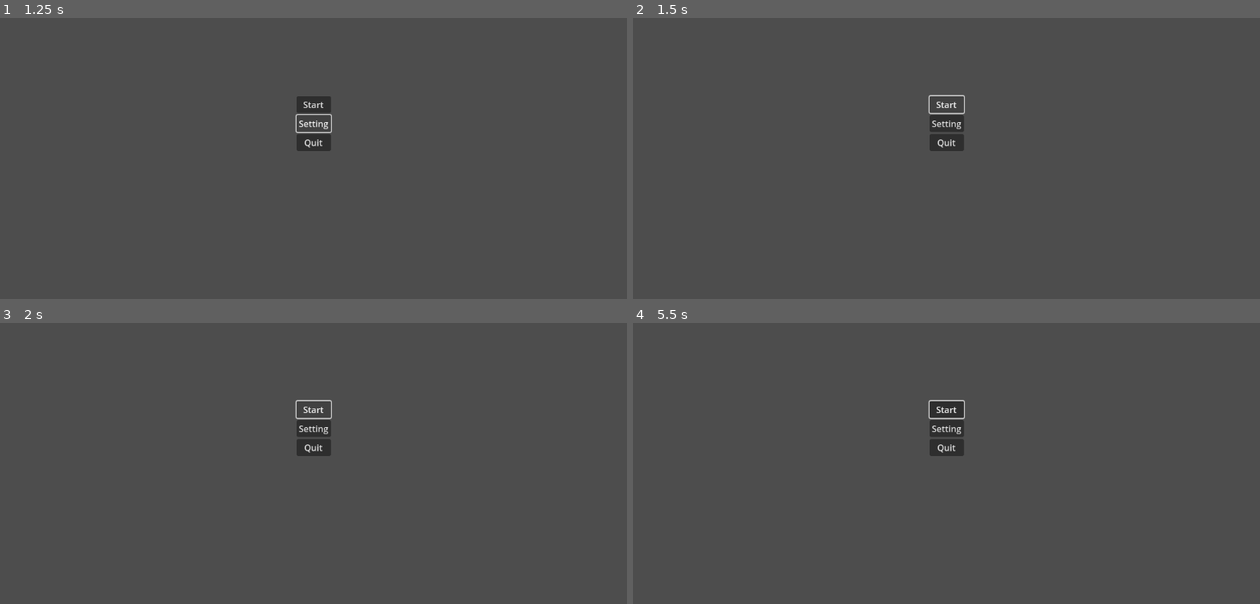
Above: before the commit, frames 1-4 (two rows, left to right).
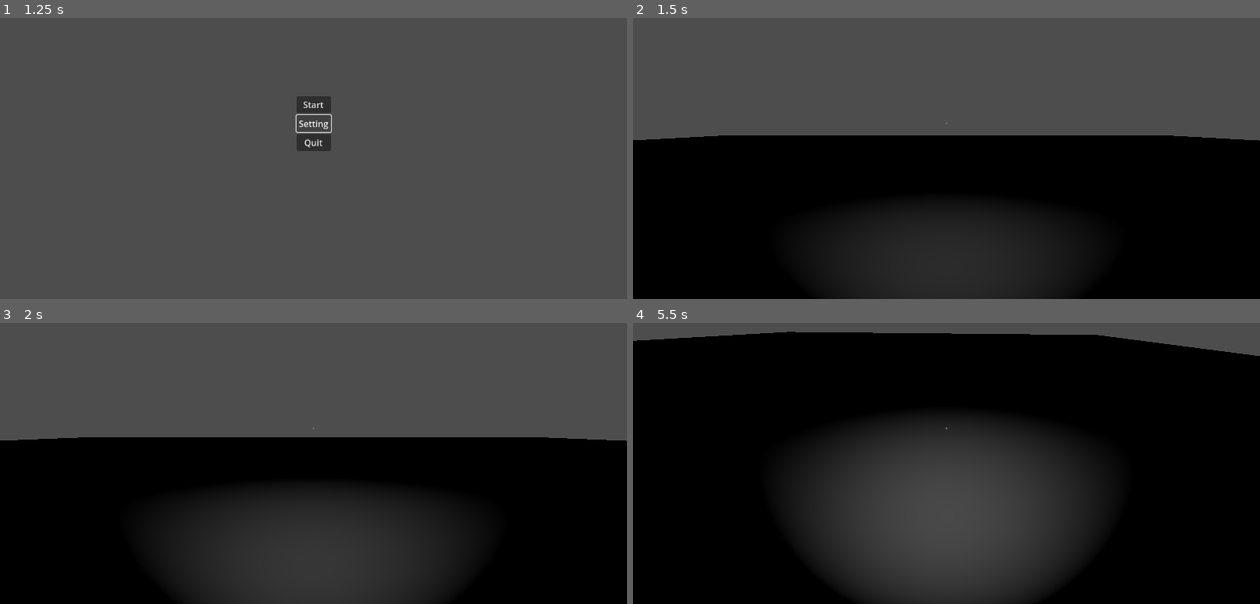
Above: after the commit, the same moments.

Repository: AntarixaSoftware/Teknologi_Game-Lilu
Game: Godot game, scene res://Scenes/main_menu.tscn
Two runs of this game, one before a commit and one after it. Both use one fixed random seed, a clock stepped at 60 frames per second and the inputs below.
Inputs (mouse positions are in pixels of both pictures, inside the frame that each line leads up to):
- Up to frame 1 (1.25 s): click "Setting" at 0.5 s
- Up to frame 2 (1.5 s): click "Start" at 1.25 s
- Up to frame 3 (2 s): no input
- Up to frame 4 (5.5 s): click (946, 410) at 2 s, where only the run before the commit has a clickable "Start"; tap Enter at 2.75 s; move the mouse to (1084, 410) at 2.77 s; hold D (right) 2.78-3.53 s; tap F (flashlight) at 2.85, 5.1 s; tap Space (jump) at 3.02, 3.77, 4.25, 5.27 s; move the mouse to (821, 446) at 3.52 s; hold S (backward) 3.53-4.28 s; tap E (interact) at 3.6 s; move the mouse to (1009, 351) at 4.27 s; hold D (right) 4.28-5.03 s; hold Shift (sprint) 4.28-5.03 s; move the mouse to (915, 497) at 5.02 s; hold W (forward) from 5.03 s (still down)

Frame 1 is identical in both runs. In frame 2, 58% of the frame differs, in the area x 0-100%, y 27-100%; in frame 3, 58%; in frame 4, 83%, in the area x 0-100%, y 3-100%.

Commit message:
setting (not yet done)

Diff:
--- /dev/null
+++ b/Scenes/setting_menu.gd
@@ -0,0 +1,14 @@
+class_name SettingMenu
+extends Control
+
+@onready var exit_button = $MarginContainer/VBoxContainer/Button as Button
+
+signal exit_setting_menu
+
+func _ready():
+	exit_button.button_down.connect(on_exit_pressed)
+	set_process(false)
+
+func on_exit_pressed() -> void:
+	exit_setting_menu.emit()
+	set_process(false)
--- /dev/null
+++ b/Scenes/setting_menu.tscn
@@ -0,0 +1,43 @@
+[gd_scene load_steps=2 format=3 uid="uid://ba5eh8qmfgyx1"]
+
+[ext_resource type="Script" path="res://Scenes/setting_menu.gd" id="1_tyjy7"]
+
+[node name="Setting" type="Control"]
+layout_mode = 3
+anchors_preset = 15
+anchor_right = 1.0
+anchor_bottom = 1.0
+grow_horizontal = 2
+grow_vertical = 2
+script = ExtResource("1_tyjy7")
+metadata/_edit_use_anchors_ = true
+
+[node name="MarginContainer" type="MarginContainer" parent="."]
+layout_mode = 1
+anchors_preset = 15
+anchor_right = 1.0
+anchor_bottom = 1.0
+grow_horizontal = 2
+grow_vertical = 2
+theme_override_constants/margin_left = 12
+theme_override_constants/margin_top = 12
+theme_override_constants/margin_right = 12
+theme_override_constants/margin_bottom = 12
+metadata/_edit_use_anchors_ = true
+
+[node name="VBoxContainer" type="VBoxContainer" parent="MarginContainer"]
+layout_mode = 2
+theme_override_constants/separation = -48
+
+[node name="Label" type="Label" parent="MarginContainer/VBoxContainer"]
+layout_mode = 2
+theme_override_font_sizes/font_size = 32
+text = "Setting"
+horizontal_alignment = 1
+
+[node name="ExitButton" type="Button" parent="MarginContainer/VBoxContainer"]
+custom_minimum_size = Vector2(120, 60)
+layout_mode = 2
+size_flags_horizontal = 4
+size_flags_vertical = 10
+text = "Exit"
--- a/main_menu.gd
+++ b/main_menu.gd
@@ -1,3 +1,5 @@
+
+
 extends Control
 
 
@@ -12,10 +14,10 @@
 
 
 func _on_start_button_pressed() -> void:
-	get_tree().change_scene_to_file("res://main_scene.tscn")
+	get_tree().change_scene_to_file("res://Scenes/main_scene.tscn")
 
 func _on_setting_button_pressed() -> void:
-	pass # Replace with function body.
+	get_tree().change_scene_to_file("res://Scenes/setting_menu.tscn")
 
 
 func _on_quit_button_pressed() -> void:
